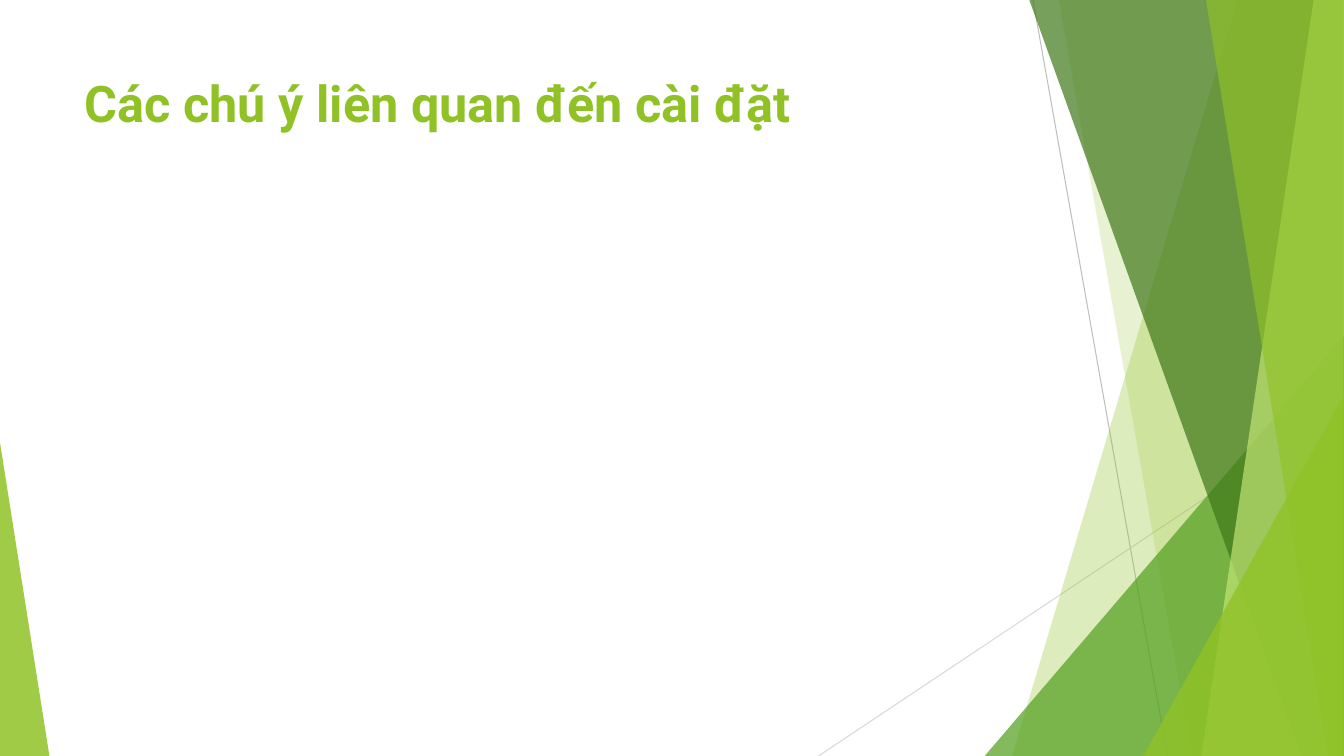
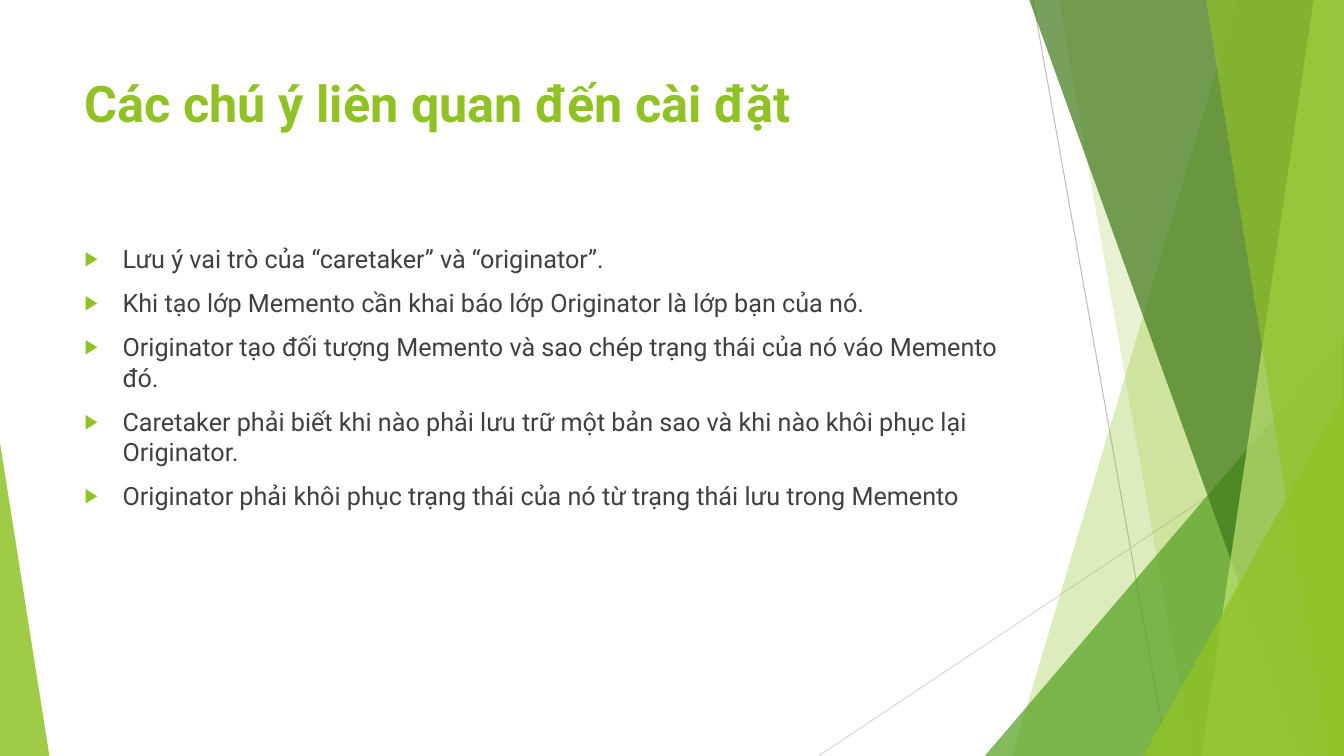
Before and after one commit to ChrisJamison/design_pattern, a slide deck: slide 9 of Báo cáo cuối kỳ/18. Memento/Slide.pptx (slide 10 before the commit). Drawn at 1344x756 pixels with LibreOffice and Linux fonts; fonts in the diff are those of the drawing. Boxes give left, top, right and bottom in pixels: in the first picture for what was removed or moved away, otherwise in the second. Text is boxed around its words. In the diff, an @@ line names an element or a change of style, - is before the commit and + after.

Commit message:
Cập nhật Memento (chưa có demo)

```diff
--- a/Báo cáo cuối kỳ/18. Memento/Slide.pptx
+++ b/Báo cáo cuối kỳ/18. Memento/Slide.pptx
@@ text added at [123,247,997,511], 18 pt, text #404040 @@
+▶ Lưu ý vai trò của “caretaker” và “originator”.
+▶ Khi tạo lớp Memento cần khai báo lớp Originator là lớp bạn của nó.
+▶ Originator tạo đối tượng Memento và sao chép trạng thái của nó váo Memento đó.
+▶ Caretaker phải biết khi nào phải lưu trữ một bản sao và khi nào khôi phục lại Originator.
+▶ Originator phải khôi phục trạng thái của nó từ trạng thái lưu trong Memento
```
Also in this commit, not shown: 9 other slides changed, 1 slide added, 2 slides removed, 4 other files.
